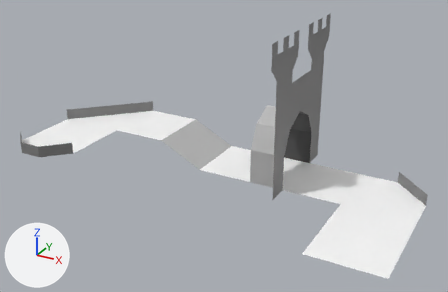
Before and after pictures for a commit that changed the Blender file levels/level_00.blend.
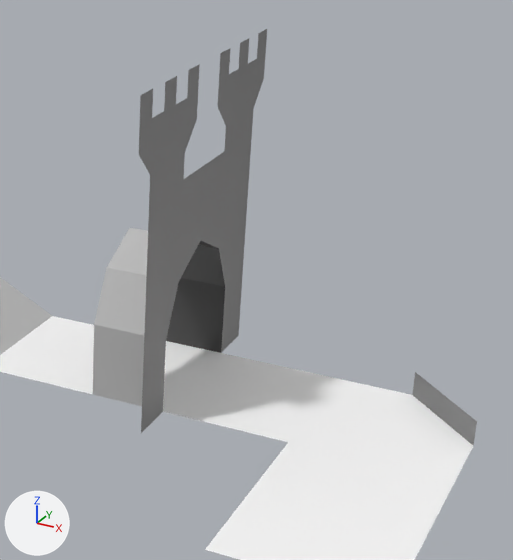
There are two pictures of each version: one whole from a 50 mm camera at (24.8, -38.4, 24.0) aimed at (1.8, 3.3, 3.2), one close up on the part from 46% to 99% of the width and 0% to 89% of the height. The axes (+X, +Y, +Z) are drawn at lower left. The lights are the same throughout.

The older version as bpy lines, for what is in view:
```python
me_plane_001 = bpy.data.meshes.new('Plane.001')
me_plane_001.from_pydata(...)  # 73 vertices, 15 faces; spans x -16.0..18.0, y -4.0..13.0, z 0.0..13.0
# faces by material slot: [3, 6, 4, 2]
me_plane_001.materials.append(mat_m1)  # black #404040
me_plane_001.materials.append(mat_m2)  # grey #808080
me_plane_001.materials.append(mat_m3)  # light grey #c0c0c0
me_plane_001.materials.append(mat_m4)  # white #ffffff
ob_plane = bpy.data.objects.new('Plane', me_plane_001)
ob_plane.location = (0.0, 0.0, 0.0)
_m = ob_plane.modifiers.new('Triangulate', 'TRIANGULATE')
_m.quad_method = 'BEAUTY'
```
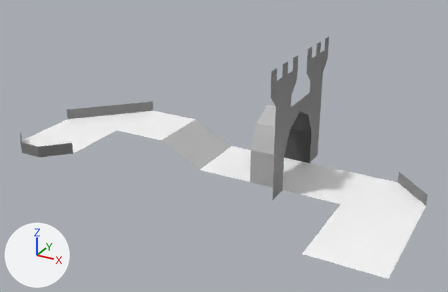
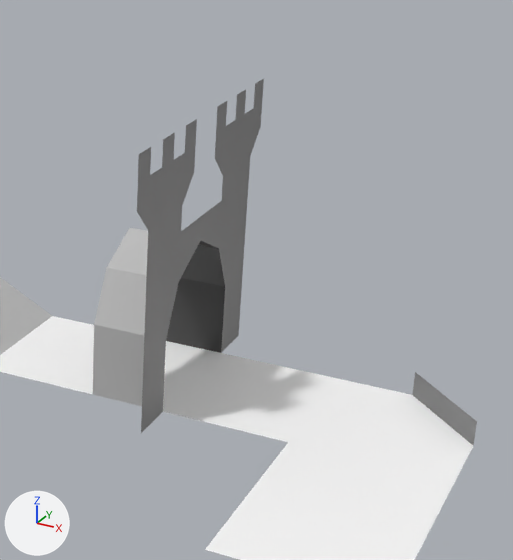
Where the change shows, as pixel boxes [x1, y1, x2, y2] in the close-ups (513 x 560 px; the box of a moved part takes in the faces that stretch with it):
'Plane', reshaped
    before: [0, 29, 477, 560]
    after: [0, 79, 477, 560]
part 1 of me_plane_001, moved or reshaped
    before: [139, 29, 267, 433]
    after: [137, 79, 264, 433]

The change, as a diff of the scene's bpy script:
```diff
--- a/levels/level_00.blend.py
+++ b/levels/level_00.blend.py
@@ me_plane_001 @@
 me_plane_001.from_pydata(...)  # 73 vertices, 15 faces; spans x -16.0..18.0, y -4.0..13.0, z 0.0..13.0
 # used by ob_plane; location = (0.0, 0.0, 0.0)
+# me_plane_001 part 1: all 31 vertices in x 7.0, y 1.0..13.0, z 9.0..13.0 are moved by (0.0, 0.0, -2.0)
 me_plane_001.materials.append(mat_m1)
```
